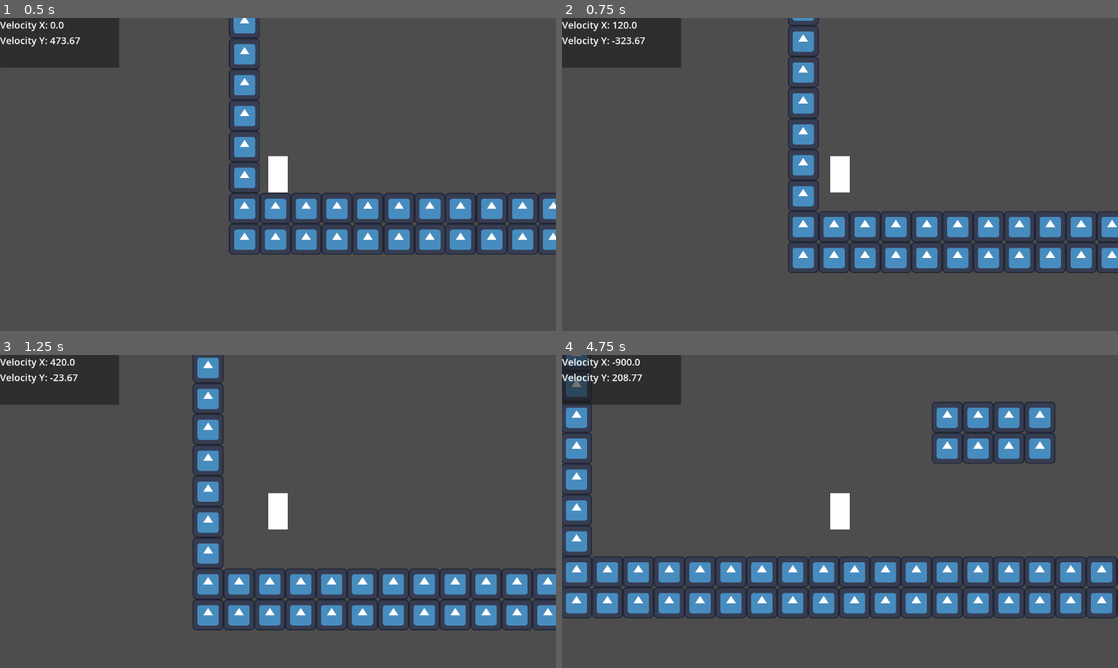
Above: before the commit, frames 1-4 (two rows, left to right).
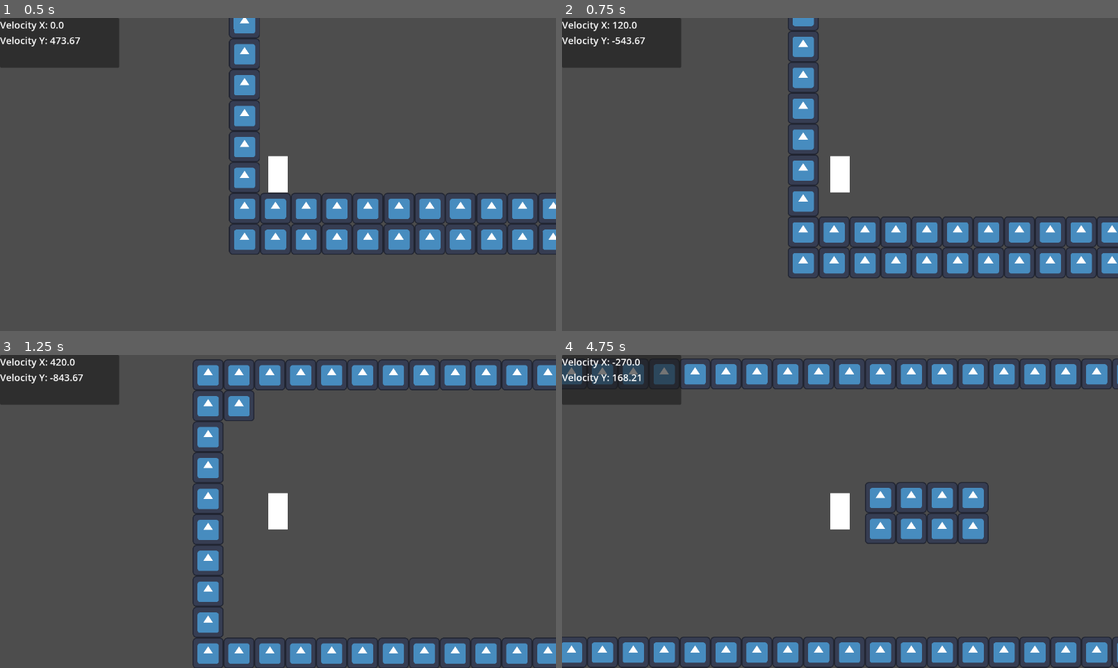
Above: after the commit, the same moments.

Repository: LitheFulminare/movimentos-explosoes-e-particulas
Game: Godot game, scene res://Game scenes/Prototyping.tscn
The game is run twice, just before and just after one commit, with the same random seed, the same clock (stepped at 60 frames per second) and the same inputs. The engine's default icon, where the game draws it, is replaced by a stand-in: a white triangle on a blue panel in a dark square.
Inputs:
- Up to frame 1 (0.5 s): no input
- Up to frame 2 (0.75 s): hold D (Right) from 0.53 s (still down); hold Space (Jump) from 0.53 s (still down)
- Up to frame 3 (1.25 s): keep holding D (Right); keep holding Space (Jump)
- Up to frame 4 (4.75 s): release Space (Jump) at 1.28 s; tap Shift (Dash) at 1.35, 3.6 s; tap Space (Jump) at 1.52, 1.55, 1.82, 2.85, 3.02, 3.32, 4.52, 4.55 s; release D (Right) at 2.03 s; hold A (Left) 2.03-2.78 s; hold Space (Jump) 2.03-2.78 s; tap F (Grappling Hook) at 2.1, 4.35 s; hold D (Right) 2.78-4.28 s; hold Space (Jump) 3.53-4.28 s; hold A (Left) from 4.28 s (still down)

Frame 1 is identical in both runs. In frame 2, 6.2% of the frame differs, in the area x 9-100%, y 0-84%; in frame 3, 17%; in frame 4, 30%, in the area x 0-100%, y 0-100%.

Commit message:
fixed flying

Diff:
--- a/Godot Project/Components/Entity/movement_controller.gd
+++ b/Godot Project/Components/Entity/movement_controller.gd
@@ -106,9 +106,10 @@
 	is_flying = true
 
 	if (character_body.velocity.y < flying_vertical_speed):
-		character_body.velocity.y += acceleration
+		character_body.velocity.y -= acceleration
 
-	else: character_body.velocity.y = flying_vertical_speed
+	else:
+		character_body.velocity.y = flying_vertical_speed
 
 func dash() -> void:
 	is_dashing = true
